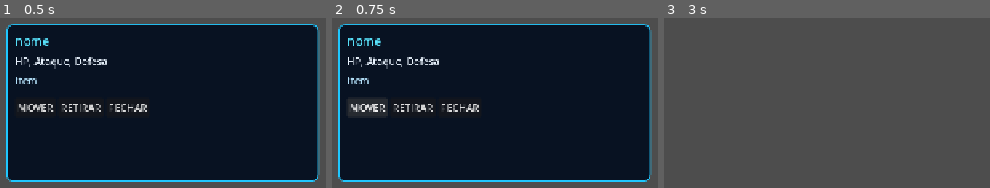
Above: before the commit, frames 1-3 (left to right).
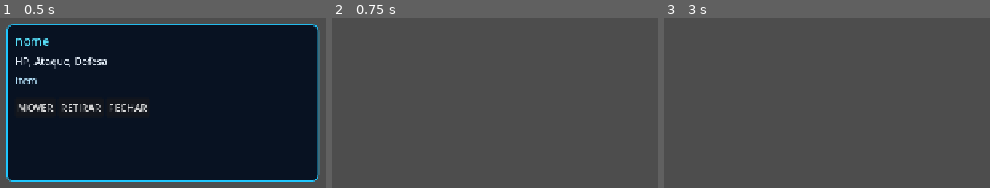
Above: after the commit, the same moments.

Repository: DJerowd/pokemon-td
Game: Godot game, scene res://scenes/ui/TowerInspectorMenu.tscn
Same seed, same stepped clock (60 frames per second), same inputs: the game is played once before the commit and once after it. This scene is started directly instead of the project's main scene.
Inputs (mouse positions are in pixels of both pictures, inside the frame that each line leads up to):
- Up to frame 1 (0.5 s): no input
- Up to frame 2 (0.75 s): click "MOVER" at 0.5 s
- Up to frame 3 (3 s): click (745, 108) at 1.25 s, where only the run before the commit has a clickable "RETIRAR"; click (791, 108) at 2 s, where only the run before the commit has a clickable "FECHAR"; tap Enter at 2.75 s; move the mouse to (outside the picture) at 2.77 s; hold Right (ui_right) from 2.78 s (still down); click (outside the picture) at 2.92 s

Frame 1 is identical in both runs. In frame 2, 89% of the frame differs, in the area x 1-99%, y 3-97%; in frame 3, nothing differs.
Error before the commit: Invalid assignment of property or key 'text' with value of type 'String' on a base object of type 'null instance'. (res://scenes/ui/TowerInspectorMenu.gd:39)

Commit message:
Implementa mover e retirar Pokémon pelo inspetor

Diff:
--- a/scenes/ui/TowerInspectorMenu.gd
+++ b/scenes/ui/TowerInspectorMenu.gd
@@ -9,13 +9,17 @@
 @onready var lbl_stats: Label = $InspectorPanel/VBoxContainer/LblStats
 @onready var lbl_item: Label = $InspectorPanel/VBoxContainer/LblItem
 @onready var moves_box: HBoxContainer = $InspectorPanel/VBoxContainer/MovesBox
-@onready var btn_close: Button = $InspectorPanel/VBoxContainer/BtnClose
+@onready var btn_move: Button = $InspectorPanel/VBoxContainer/ActionsRow/BtnMove
+@onready var btn_remove: Button = $InspectorPanel/VBoxContainer/ActionsRow/BtnRemove
+@onready var btn_close: Button = $InspectorPanel/VBoxContainer/ActionsRow/BtnClose
 
 func _ready() -> void:
 	set_anchors_and_offsets_preset(Control.PRESET_FULL_RECT)
 	z_index = 100
 	mouse_filter = Control.MOUSE_FILTER_PASS
 	_style_inspector()
+	btn_move.pressed.connect(_on_move_pressed)
+	btn_remove.pressed.connect(_on_remove_pressed)
 	btn_close.pressed.connect(_close_menu)
 	if target_pokemon:
 		update_ui()
@@ -36,6 +40,8 @@
 	lbl_title.add_theme_color_override("font_color", Color(0.35, 0.9, 1.0))
 	lbl_stats.add_theme_color_override("font_color", Color(0.92, 0.96, 1.0))
 	lbl_item.add_theme_color_override("font_color", Color(0.72, 0.9, 1.0))
+	btn_move.text = "MOVER"
+	btn_remove.text = "RETIRAR"
 	btn_close.text = "FECHAR"
 
 func _close_menu() -> void:
@@ -79,3 +85,29 @@
 	target_pokemon.active_move_index = index
 	# PokemonTower consulta o golpe ativo nos dados a cada ataque.
 	update_ui()
+
+func _remove_target_tower() -> void:
+	if target_tower == null or not is_instance_valid(target_tower):
+		return
+	var tower := target_tower
+	target_tower = null
+	var parent := tower.get_parent()
+	if parent:
+		parent.remove_child(tower)
+	tower.free()
+
+func _on_move_pressed() -> void:
+	if target_pokemon == null or target_tower == null or not is_instance_valid(target_tower):
+		_close_menu()
+		return
+	var pokemon_to_move := target_pokemon
+	_remove_target_tower()
+	GameManager.selected_pokemon_to_place = pokemon_to_move
+	GameManager.team_changed.emit()
+	queue_free()
+
+func _on_remove_pressed() -> void:
+	GameManager.selected_pokemon_to_place = null
+	_remove_target_tower()
+	GameManager.team_changed.emit()
+	queue_free()
